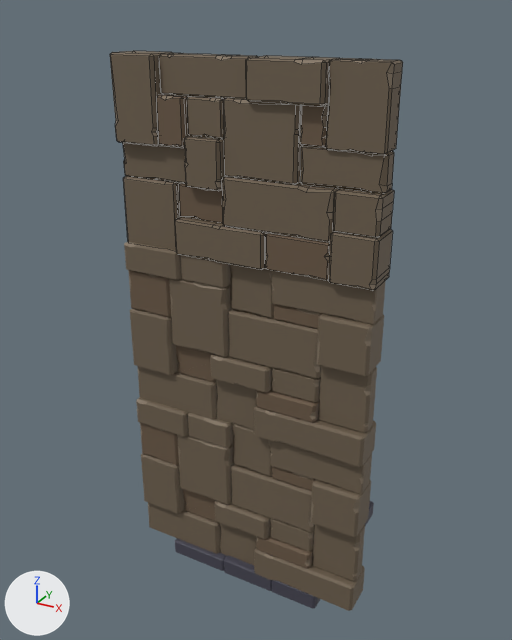
The OBJ model QuaterniusDev_models/map_tiles/finals/quat_junction.obj: old version first, new version second.
Before and after are seen from a camera (50 mm lens) standing at (3.46, -6.89, 6.33) and looking at (-0.24, -0.16, 2.97). The lights are fixed; the arrows at lower left show +X, +Y and +Z. The first picture is the older version. Mesh edges are drawn as thin lines on the coarser meshes. Where no turn or scale is listed for an object, it has been applied to the vertices.

Before the edit, the objects in view are built like this:
```python
ob_wall_modular_cube_004 = bpy.data.objects.new('Wall_Modular_Cube.004', me_wall_modular_cube_004)
ob_wall_modular_cube_004.location = (0.0, 0.0, 0.0)
ob_wall_modular_cube_005_wall_modular_cube_006 = bpy.data.objects.new('Wall_Modular_Cube.005_Wall_Modular_Cube.006', me_wall_modular_cube_005_wall_modular_cube_006)
ob_wall_modular_cube_005_wall_modular_cube_006.location = (0.0, 0.0, 0.0)
ob_wall_modular_cube_006_wall_modular_cube_007 = bpy.data.objects.new('Wall_Modular_Cube.006_Wall_Modular_Cube.007', me_wall_modular_cube_006_wall_modular_cube_007)
ob_wall_modular_cube_006_wall_modular_cube_007.location = (0.0, 0.0, 0.0)
# also in view: 'Floor_Modular_Cube.001' at (0.01, 0.0, -0.1)
```
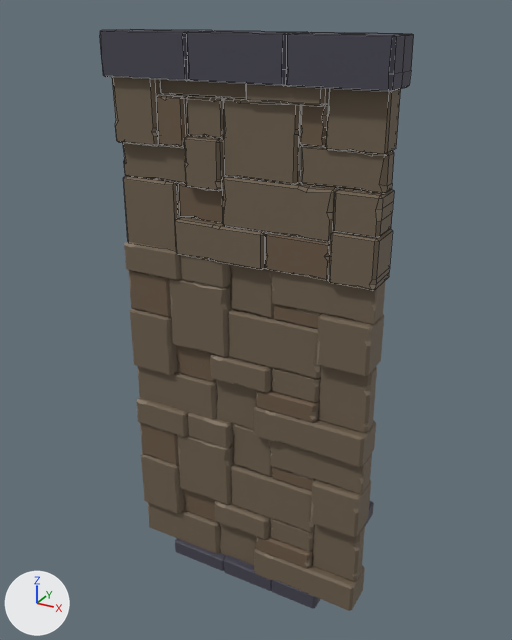
Pixel boxes (x1, y1, x2, y2) of what changed, in the pictures (512 x 640 px):
'WallCover_Modular_Cube.017', added
    after: (100, 29, 414, 92)

The change in detail:
Material 'Grey_Floor.002' (mat_grey_floor_002) is new.
Its base color is (0.0593, 0.0572, 0.082) (dark grey #454451).
Its roughness is 0.69.
Mesh me_wallcover_modular_cube_017 is new.
It has 146 vertices, 142 faces and spans x -1.51..1.51, y -1.06..-0.55, z 5.71..6.14.
It uses material mat_grey_floor_002 (dark grey #454451).
Object 'WallCover_Modular_Cube.017' (ob_wallcover_modular_cube_017) is new; it shows me_wallcover_modular_cube_017.
Its location is (0.0, 0.0, 0.0).
